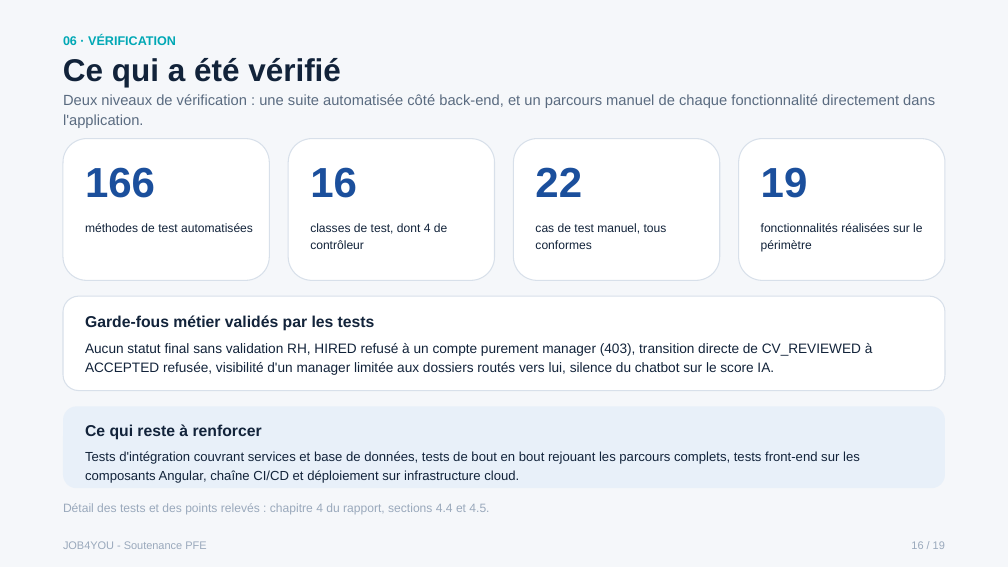
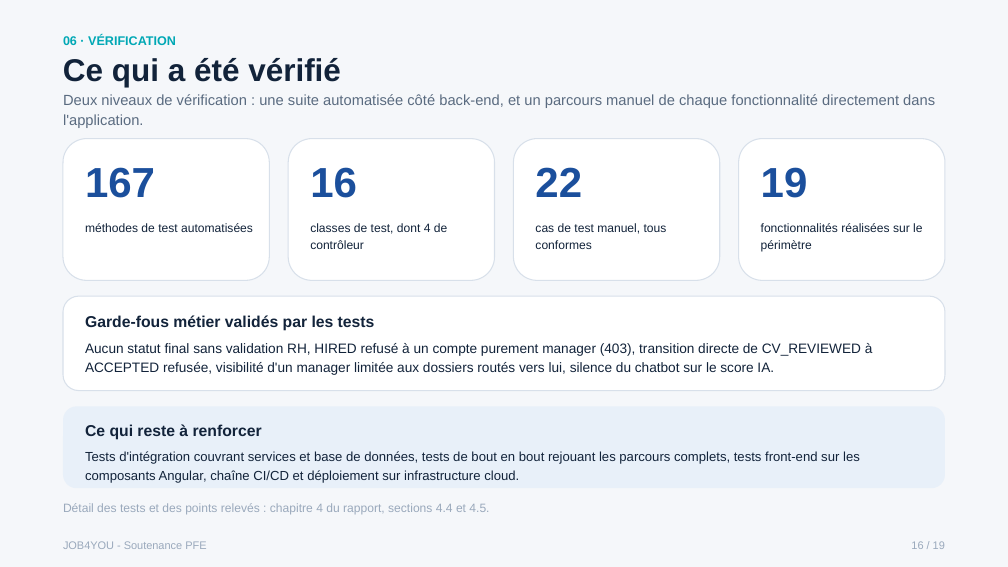
Before and after one commit to bargaouihaythem/FindYourJob, a slide deck: slide 16 of Rapport-PFE/finalreport/Soutenance_JOB4YOU_Haythem_Bargaoui.pptx. Drawn at 1008x567 pixels with LibreOffice and Linux fonts; fonts in the diff are those of the drawing. Boxes give left, top, right and bottom in pixels: in the first picture for what was removed or moved away, otherwise in the second. Text is boxed around its words. In the diff, an @@ line names an element or a change of style, - is before the commit and + after.

Commit message:
docs(rapport): 167 tests, incident d'en-tete n8n et mention de la video de demo
Le rapport installe (81 p.) et le deck alignes sur l'etat reel du code :
compte de test corrige (166 -> 167 methodes dans 16 classes, verifie dans
JOB4YOU-backend/src/test/java), troisieme defaillance du flux lien Meet
decrite en 4.5.10 (rappel parti sans en-tete d'authentification, reponse 401
silencieuse alors que l'execution n8n affichait success), et verification de
bout en bout accompagnee de la video de demonstration transmise a l'encadrant
en 4.4.4. Pagination et table des matieres inchangees.

```diff
--- a/Rapport-PFE/finalreport/Soutenance_JOB4YOU_Haythem_Bargaoui.pptx
+++ b/Rapport-PFE/finalreport/Soutenance_JOB4YOU_Haythem_Bargaoui.pptx
@@ text at (85, 167, 155, 198): text changed @@
-166
+167
```
Also in this commit, not shown: 2 other files.
